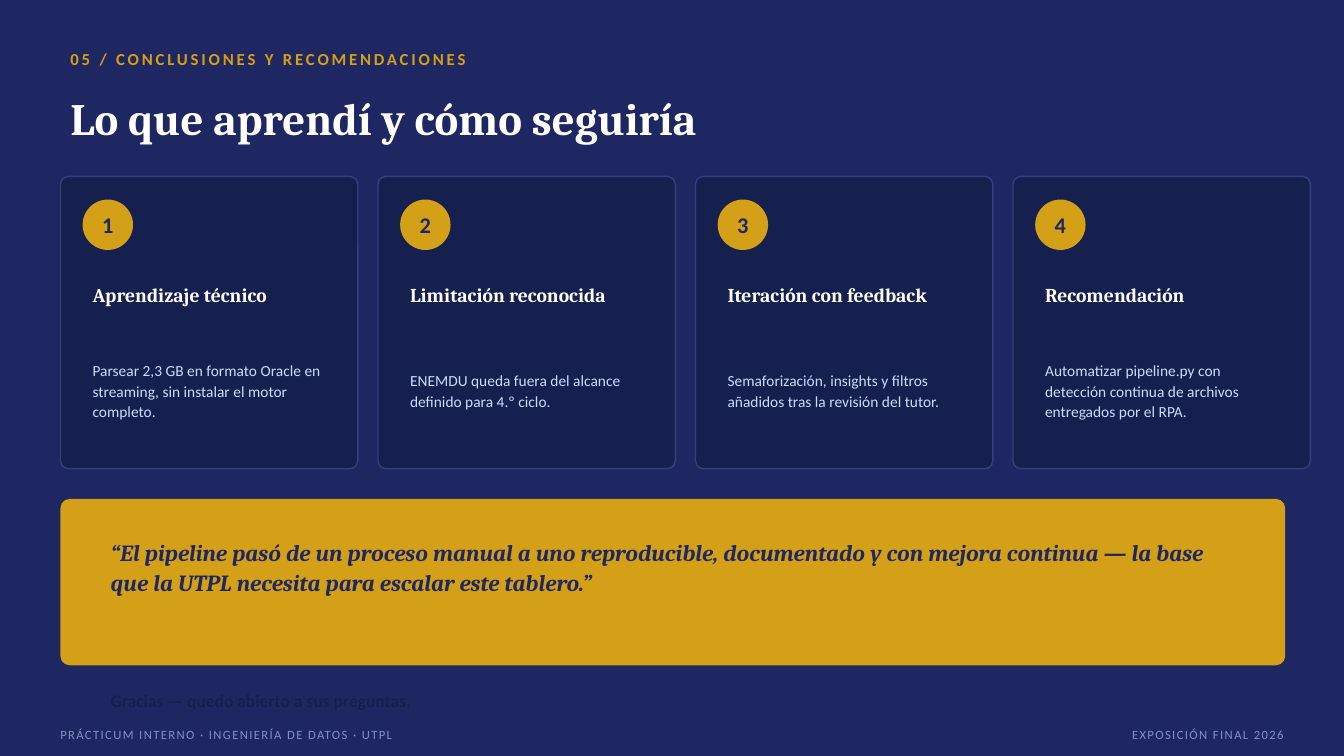
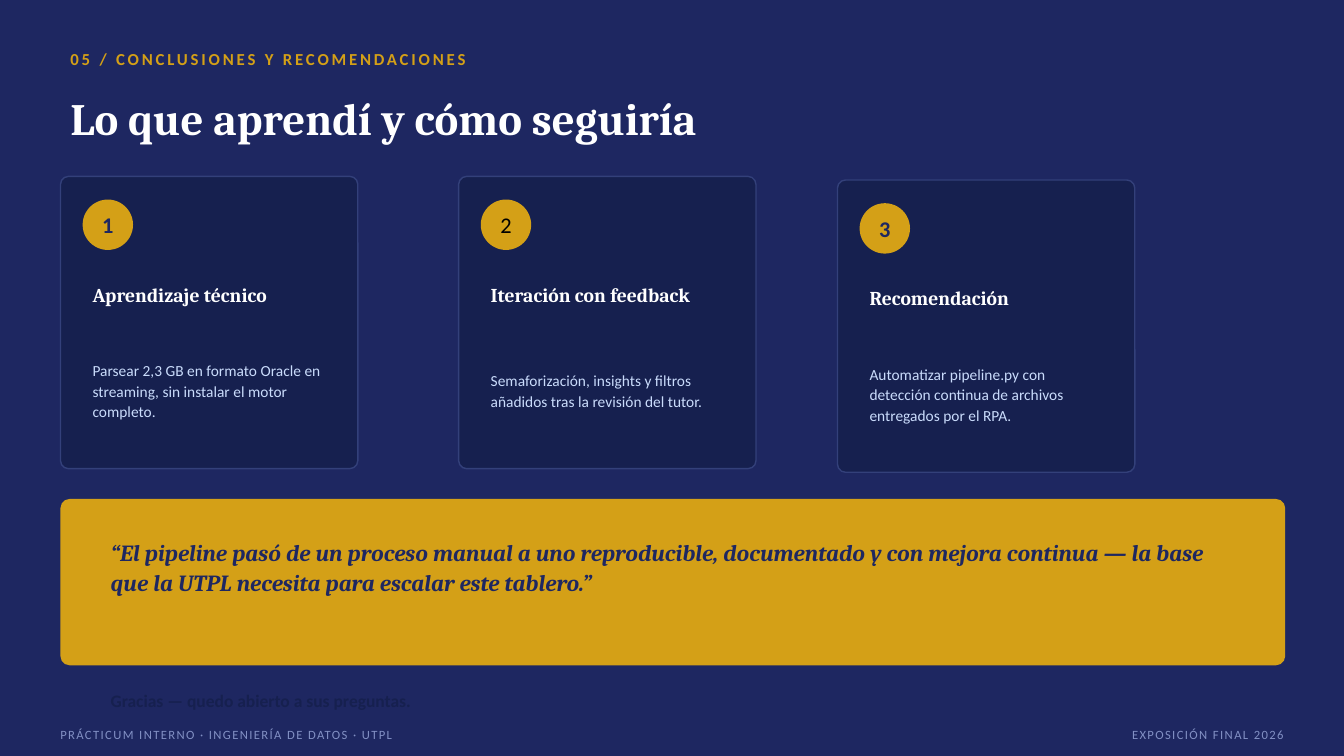
Before and after one commit to ANDER2013/Practicum-1.2, a slide deck: slide 9 of documentacion/presentaciones/Presentacion_final.pptx. Drawn at 1344x756 pixels with LibreOffice and Linux fonts; fonts in the diff are those of the drawing. Boxes give left, top, right and bottom in pixels: in the first picture for what was removed or moved away, otherwise in the second. Text is boxed around its words. In the diff, an @@ line names an element or a change of style, - is before the commit and + after.

```diff
--- a/documentacion/presentaciones/Presentacion_final.pptx
+++ b/documentacion/presentaciones/Presentacion_final.pptx
@@ rounded rectangle removed at [378, 176, 676, 469] @@
@@ rounded rectangle removed at [400, 200, 451, 250] @@
@@ 2 texts, 2 rounded rectangles: place and size @@
-2 texts, 2 rounded rectangles at [696, 176, 993, 469]
+2 texts, 2 rounded rectangles at [459, 176, 756, 469]
@@ text "2": place and size @@
-text "2" at [420, 218, 431, 233]
+text "2" at [500, 218, 511, 233]
@@ text "2" at [500, 218, 511, 233]: text colour #1E2761 to #000000, bold off @@
@@ 2 texts, 2 rounded rectangles: place and size @@
-2 texts, 2 rounded rectangles at [1013, 176, 1311, 469]
+2 texts, 2 rounded rectangles at [838, 180, 1135, 473]
@@ text "3": place and size @@
-text "3" at [737, 218, 748, 233]
+text "3" at [879, 222, 890, 237]
@@ text removed at [1055, 218, 1066, 233] @@
-4
@@ text removed at [410, 288, 605, 302] @@
-Limitación reconocida
@@ text removed at [410, 375, 620, 410] @@
-ENEMDU queda fuera del alcance definido para 4.º ciclo.
```
Also in this commit, not shown: 16 other files.
